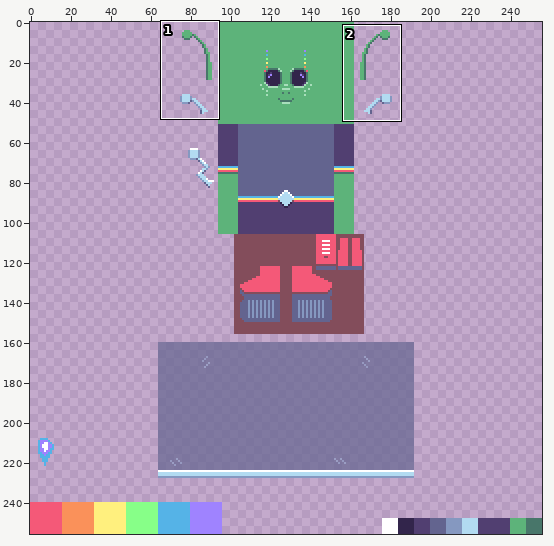
Two states of a pixel-art file, characters/alien/materials/alien.aseprite. The picture above shows the old version from afar; the outline marks the close-up.
Close-up. The starting point:
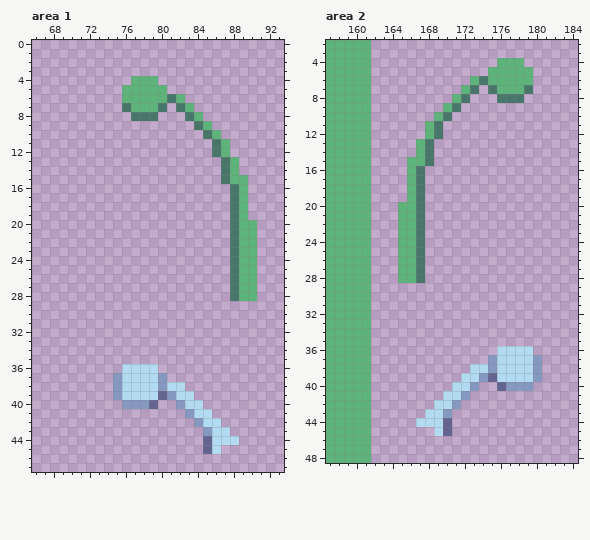
256x256 pixels, 1 frame. Shown: area 1: x 66..93, y 0..47; area 2: x 157..184, y 2..48.
The result:
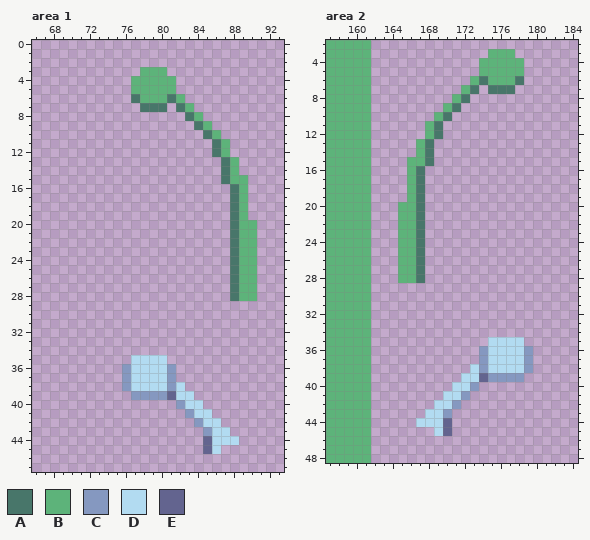
Palette (. is transparent): A #48766a  B #5db37a  C #8598c0  D #b2dbf1  E #63648f
Diff:
--- area 1, layer "albedo"
@@ x 74..83 @@
  2 ..........
- 3 ..........
- 4 ...BBB....
- 5 ..BBBBB...
- 6 ..BBBBBAB.
- 7 ..ABBBA.AB
- 8 ...AAA...A
+ 3 ....BBB...
+ 4 ...BBBBB..
+ 5 ...BBBBB..
+ 6 ...ABBBAB.
+ 7 ....AAA.AB
+ 8 .........A
  9 ..........
@@ x 73..83 @@
 34 ...........
-35 ...........
-36 ...DDDD....
-37 ..CDDDDC...
-38 ..CDDDDCDD.
-39 ..CDDDDECDD
-40 ...CCCE..CD
+35 ....DDDD...
+36 ...CDDDDC..
+37 ...CDDDDC..
+38 ...CDDDDCD.
+39 ....CCCCEDD
+40 .........CD
 41 ..........C
--- area 2, layer "albedo"
@@ x 172..181 @@
  2 ..........
- 3 ..........
- 4 ....BBB...
- 5 ...BBBBB..
- 6 .BABBBBB..
- 7 BA.ABBBA..
- 8 A...AAA...
+ 3 ...BBB....
+ 4 ..BBBBB...
+ 5 ..BBBBB...
+ 6 .BABBBA...
+ 7 BA.AAA....
+ 8 A.........
  9 ..........
@@ x 172..182 @@
 34 ...........
-35 ...........
-36 ....DDDD...
-37 ...CDDDDC..
-38 .DDCDDDDC..
-39 DDCEDDDDC..
-40 DC..ECCC...
+35 ...DDDD....
+36 ..CDDDDC...
+37 ..CDDDDC...
+38 .DCDDDDC...
+39 DDECCCC....
+40 DC.........
 41 C..........
Changed places in both close-ups, as pixel boxes (x1, y1, x2, y2):
changed: (122, 67, 176, 121)
changed: (113, 355, 176, 409)
changed: (479, 49, 533, 103)
changed: (479, 337, 542, 391)
